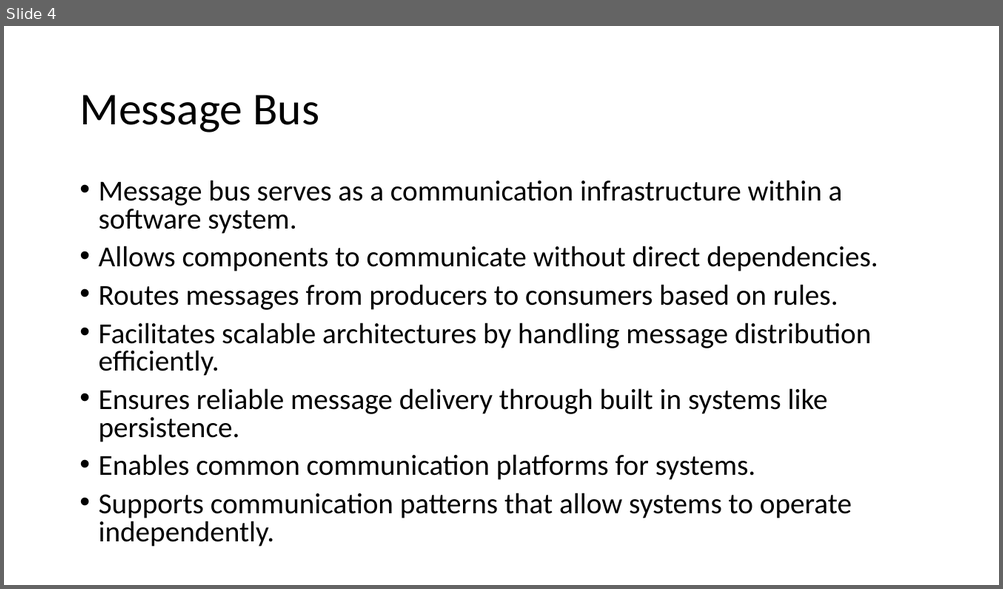
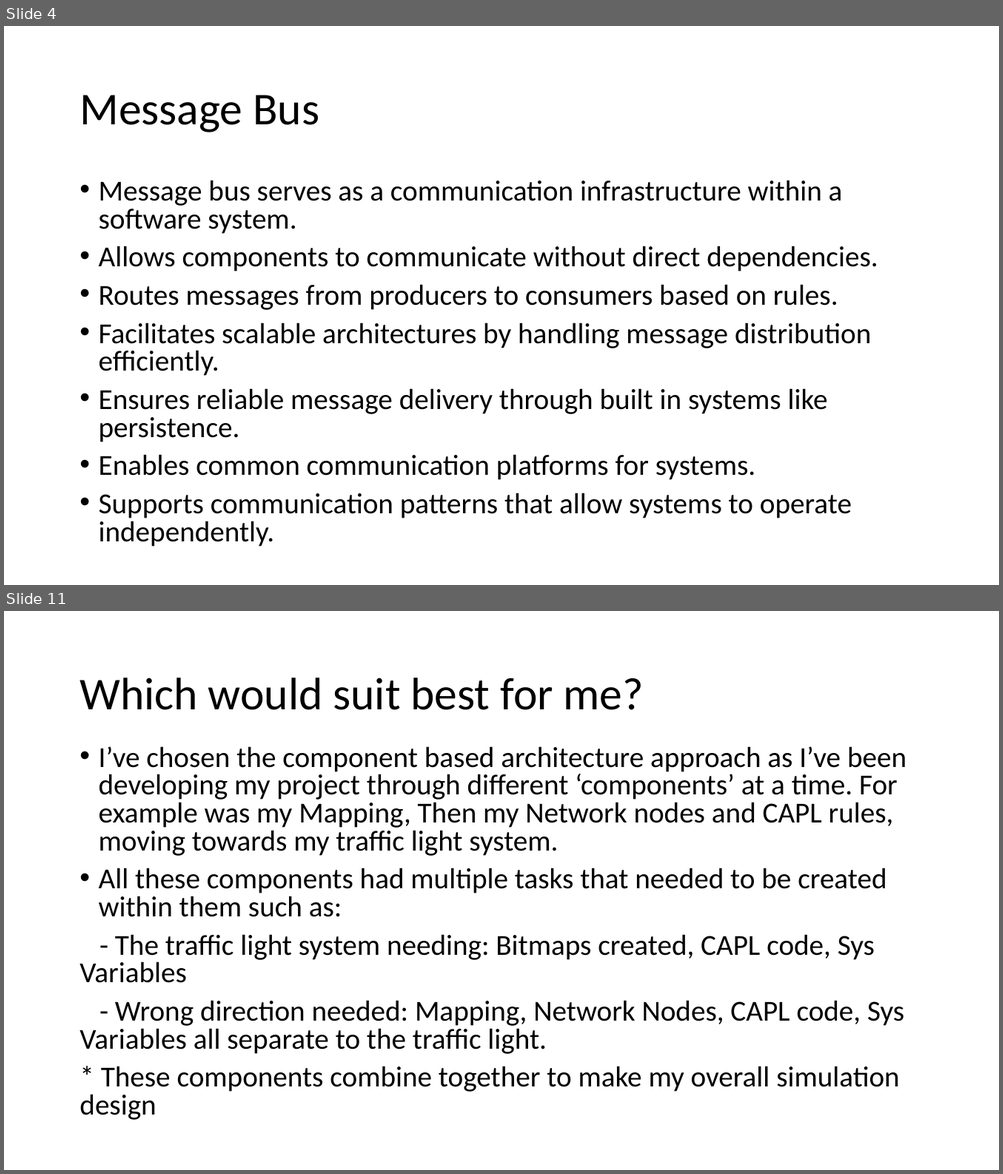
Before and after one commit to EricDeBuitleir/FYP-Public, a slide deck: Final Year Project/Architecture Application Presentation.pptx. Shown one above the other, each under a label of ours: slide 4 before the commit, slides 4 and 11 after it; the slides between them are not shown. The pictures are 1003x589 and 1003x1174 pixels, drawn with LibreOffice and Linux fonts; fonts in the diff are those of the drawing. Boxes give left, top, right and bottom in pixels: in the first picture for what was removed or moved away, otherwise in the second. Text is boxed around its words. In the diff, an @@ line names an element or a change of style, - is before the commit and + after.

Commit message:
Finished presentation

```diff
--- a/Final Year Project/Architecture Application Presentation.pptx
+++ b/Final Year Project/Architecture Application Presentation.pptx
@@ slide 11 added at bbox=[4, 611, 999, 1170], background #FFFFFF @@
@@ title added at bbox=[79, 678, 643, 710], 44 pt, text #000000 @@
+Which would suit best for me?
@@ text added at bbox=[79, 746, 906, 1120], 28 pt, text #000000 @@
+• I’ve chosen the component based architecture approach as I’ve been developing my project through different ‘components’ at a time. For example was my Mapping, Then my Network nodes and CAPL rules, moving towards my traffic light system.
+• All these components had multiple tasks that needed to be created within them such as:
+- The traffic light system needing: Bitmaps created, CAPL code, Sys Variables
+- Wrong direction needed: Mapping, Network Nodes, CAPL code, Sys Variables all separate to the traffic light.
+* These components combine together to make my overall simulation design
```
Also in this commit, not shown: 7 other slides added, 1 slide removed.
